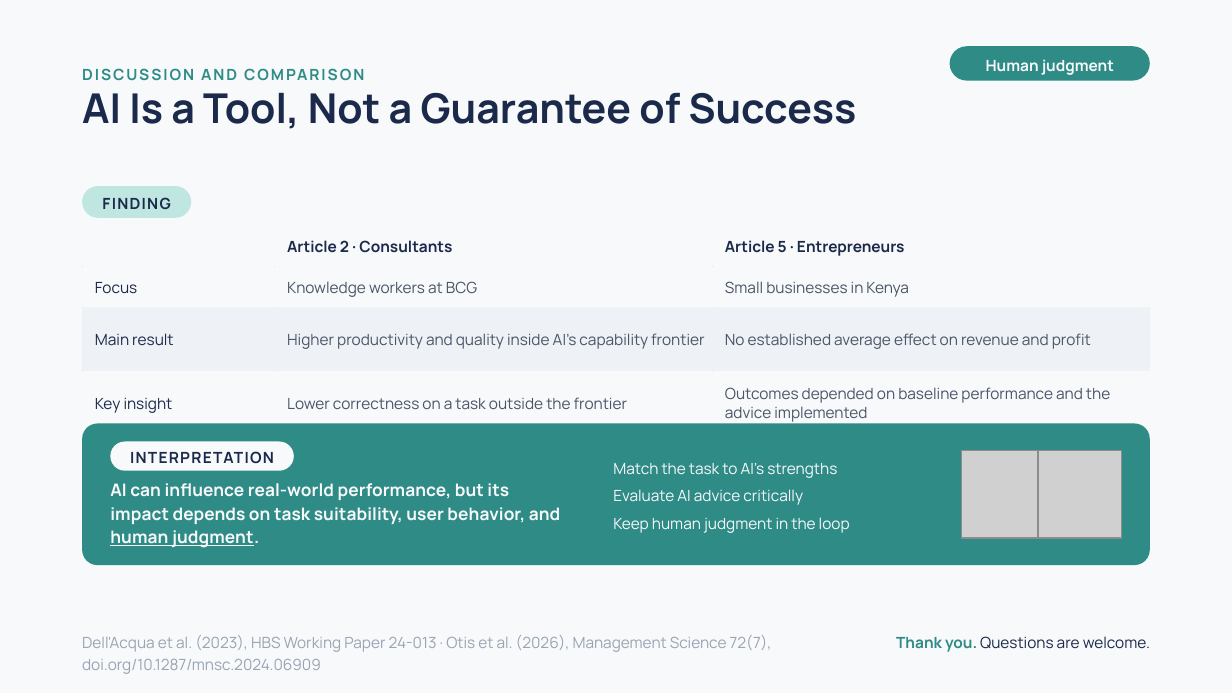
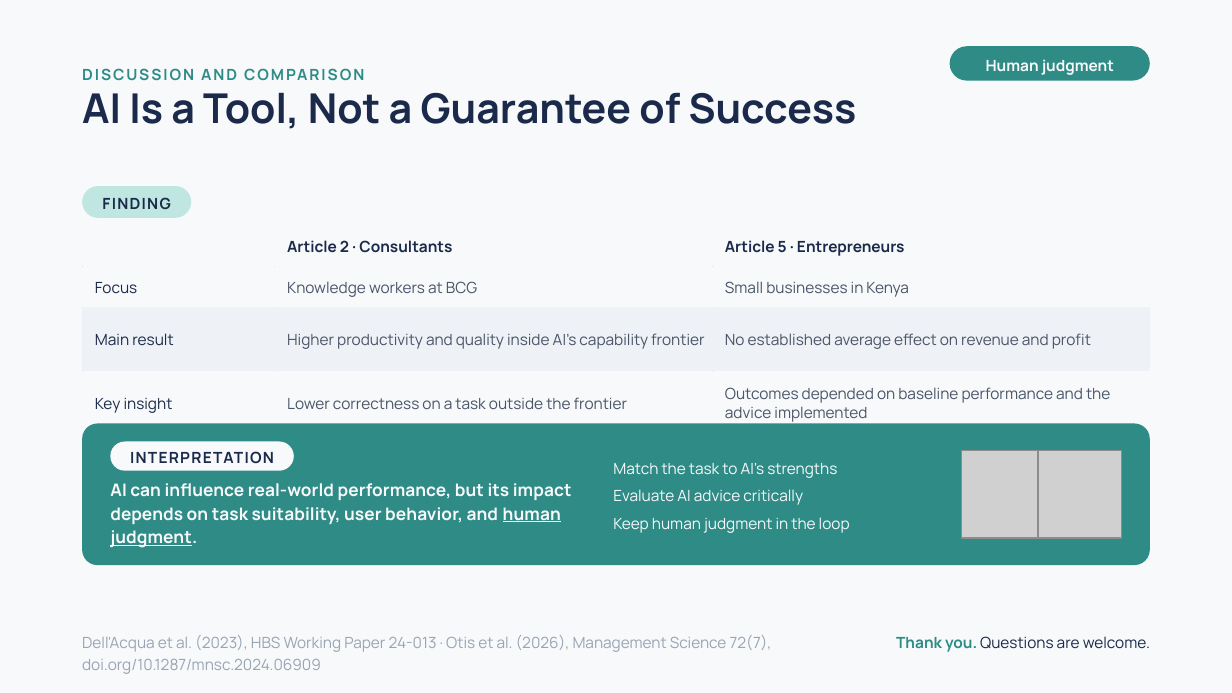
Before and after one commit to tungao06/slide-present-en, a slide deck: slide 5 of presentation/AI_Work_Performance_ENG501.pptx. Drawn at 1232x693 pixels with LibreOffice and Linux fonts; fonts in the diff are those of the drawing; grey boxes stand for pictures; background and template pictures are left out. Boxes give left, top, right and bottom in pixels: in the first picture for what was removed or moved away, otherwise in the second. Text is boxed around its words. In the diff, an @@ line names an element or a change of style, - is before the commit and + after.

```diff
--- a/presentation/AI_Work_Performance_ENG501.pptx
+++ b/presentation/AI_Work_Performance_ENG501.pptx
@@ text "AI can influence real-world performance, ..." rewrapped from <box>110,483,560,548</box> to <box>110,483,572,548</box> @@
```
Also in this commit, not shown: 9 other slides changed, 2 other files.
